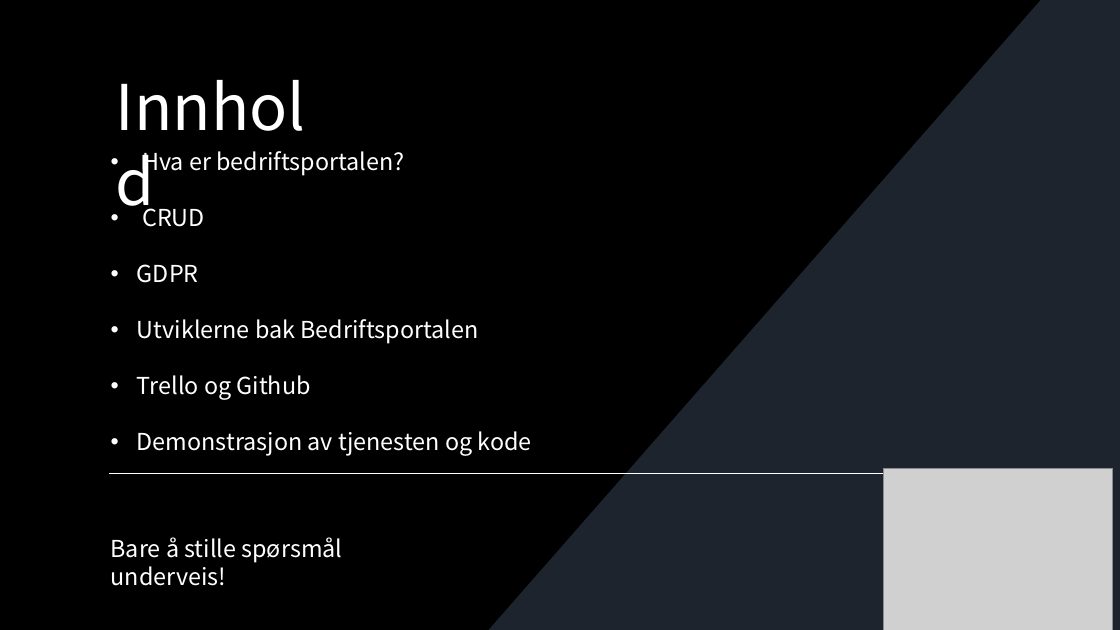
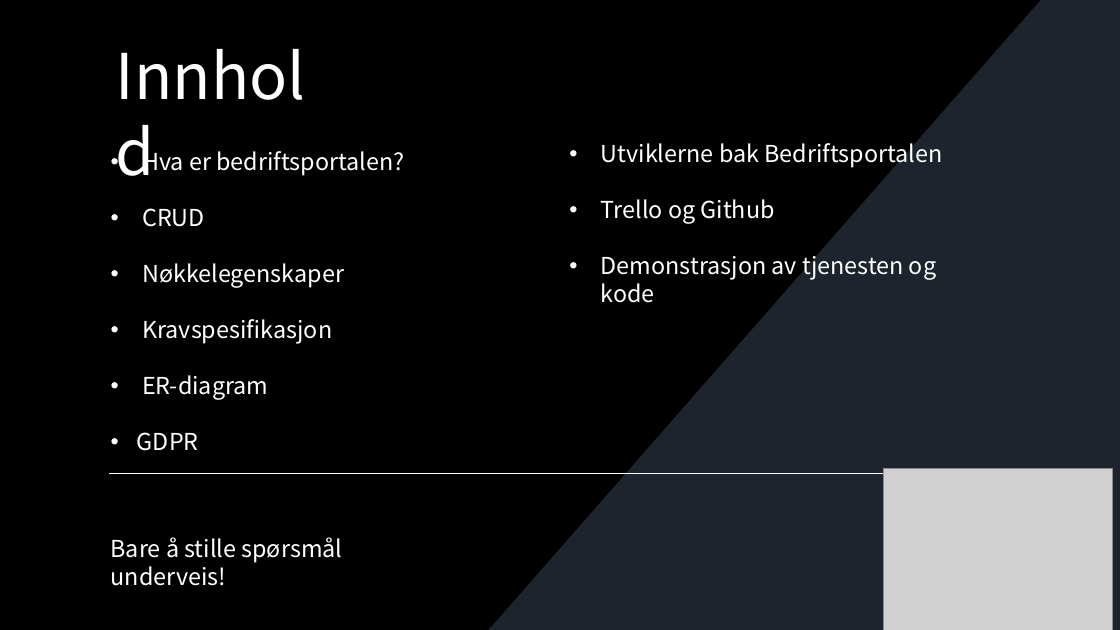
Before and after one commit to JonasTopper/Bedriftsportalen, a slide deck: slide 2 of Presentasjon.pptx. Drawn at 1120x630 pixels with LibreOffice and Linux fonts; fonts in the diff are those of the drawing; grey boxes stand for pictures; background and template pictures are left out. Boxes give left, top, right and bottom in pixels: in the first picture for what was removed or moved away, otherwise in the second. Text is boxed around its words. In the diff, an @@ line names an element or a change of style, - is before the commit and + after.

Commit message:
ER diagram
Finished an ER diagram in the Powerpoint

```diff
--- a/Presentasjon.pptx
+++ b/Presentasjon.pptx
@@ text "Innhold": place and size @@
-text "Innhold" at [108,63,347,148]
+text "Innhold" at [108,33,347,118]
@@ text added at [601,139,942,303], 20 pt, text #FFFFFF @@
+• Utviklerne bak Bedriftsportalen
+• Trello og Github
+• Demonstrasjon av tjenesten og kode
@@ text at [142,263,344,400]: paragraphs added @@
+• Nøkkelegenskaper
+• Kravspesifikasjon
+• ER-diagram
@@ text at [137,319,532,456]: paragraphs removed @@
-• Utviklerne bak Bedriftsportalen
-• Trello og Github
-• Demonstrasjon av tjenesten og kode
```
Also in this commit, not shown: 3 other slides changed, 3 slides added.
